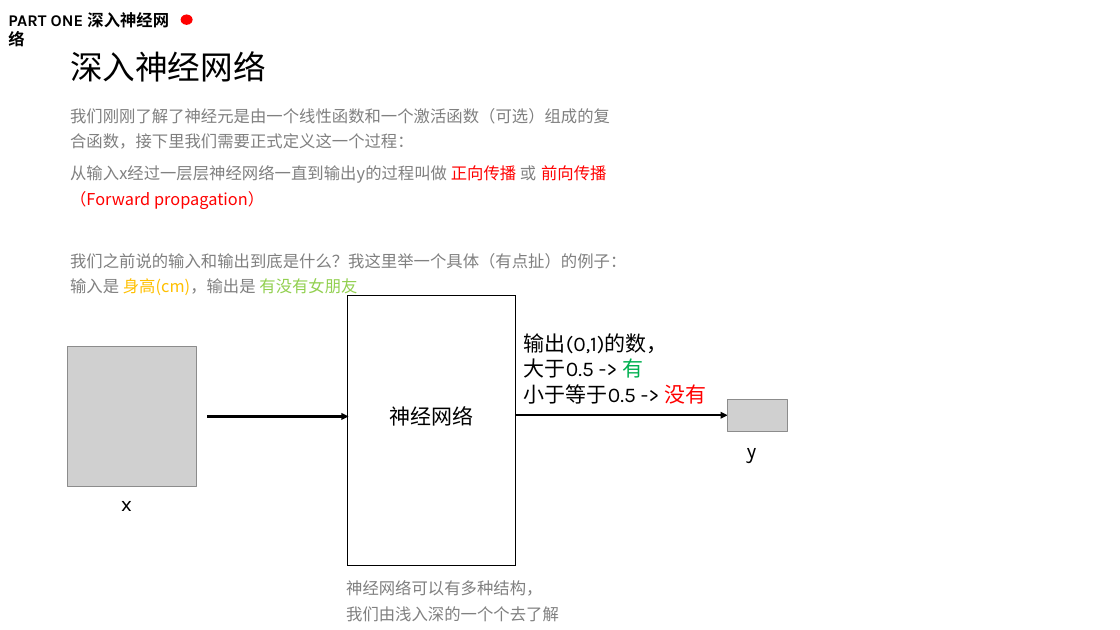
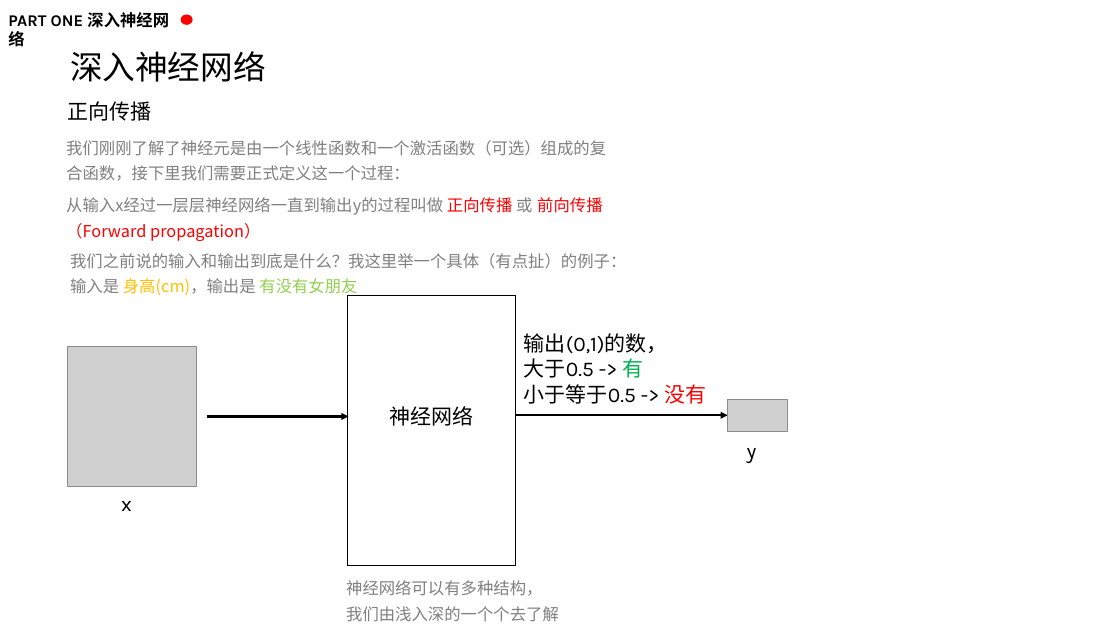
Before and after one commit to kaixinbaba/rlshare, a slide deck: slide 10 of 机器学习分享-神经网络.pptx. Drawn at 1120x630 pixels with LibreOffice and Linux fonts; fonts in the diff are those of the drawing; grey boxes stand for pictures; background and template pictures are left out. Boxes give left, top, right and bottom in pixels: in the first picture for what was removed or moved away, otherwise in the second. Text is boxed around its words. In the diff, an @@ line names an element or a change of style, - is before the commit and + after.

```diff
--- a/机器学习分享-神经网络.pptx
+++ b/机器学习分享-神经网络.pptx
@@ text added at (67,101,151,121), 18 pt, text #000000 @@
+正向传播
@@ text "我们刚刚了解了神经元是由一个线性函数和一个激活函数（可选）组成的复合函数，接下里我们需要正式定义这一个过程：": place and size @@
-text "我们刚刚了解了神经元是由一个线性函数和一个激活函数（可选）组成的复合函数，接下里我们需要正式定义这一个过程：" at (70,108,610,209)
+text "我们刚刚了解了神经元是由一个线性函数和一个激活函数（可选）组成的复合函数，接下里我们需要正式定义这一个过程：" at (66,140,606,241)
```
Also in this commit, not shown: 1 other slide changed, 3 slides added.
